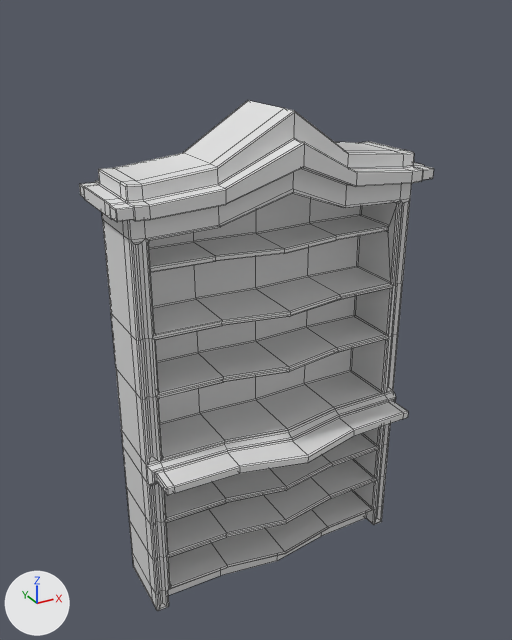
Two versions of the FBX model Assets/_Project/Art/Meshes/SM_Assets/00_Mobilier/SM_Library_Wall.fbx, one commit apart.
One viewpoint serves both versions: a 50 mm camera at (15.27, -7.81, 7.89) aimed at (19.53, -0.08, 4.02). The axes (+X, +Y, +Z) are drawn at lower left. The lights are the same throughout. The picture after the commit comes second. Mesh edges are drawn as thin lines. Where no turn or scale is listed for an object, it has been applied to the vertices.

Objects in the first picture: 'SM_Library_Wall'.
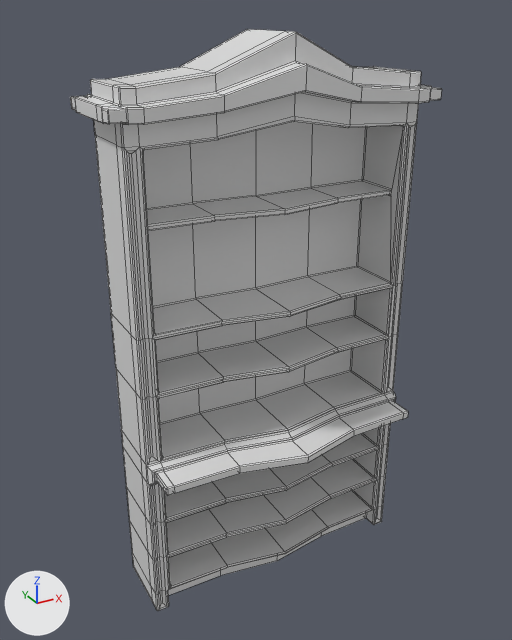
The newer file is also turned or shifted as a whole; pictures and numbers use the older file's frame.

Patch to the scene script:
```diff
--- a/Assets/_Project/Art/Meshes/SM_Assets/00_Mobilier/SM_Library_Wall.fbx.py
+++ b/Assets/_Project/Art/Meshes/SM_Assets/00_Mobilier/SM_Library_Wall.fbx.py
@@ me_mesh @@
 # used by ob_sm_library_wall; location = (19.7, -0.26, 0.07)
-me_mesh.from_pydata(...)  # 1010 vertices, 1044 faces; spans x -2.19..2.19, y -0.96..0.96, z -0.02..6.76
+me_mesh.from_pydata(...)  # 1010 vertices, 1044 faces; spans x -2.19..2.19, y -0.96..0.96, z -0.02..7.6
+# me_mesh part 1: all 48 vertices in x -1.77..1.77, y -0.25..0.56, z 4.98..5.08 are moved by (0.0, 0.0, 0.51)
+# me_mesh part 2: all 27 vertices in x 0.0, y -0.66..0.96, z 5.78..6.76 are moved by (0.0, 0.0, 0.84)
+# me_mesh part 3: all 144 vertices in x -2.19..-0.89, y -0.46..0.96, z 5.4..6.18 are moved by (0.0, 0.0, 1.01)
+# me_mesh part 4: all 144 vertices in x 0.89..2.19, y -0.46..0.96, z 5.4..6.18 are moved by (0.0, 0.0, 1.01)
 me_mesh.materials.append(mat_set_objet_2)
```

Pixel boxes (x1, y1, x2, y2) of what changed, in the pictures (512 x 640 px; the box of a moved part takes in the faces that stretch with it):
'SM_Library_Wall', reshaped (14% taller)
    before: (79, 100, 434, 611)
    after: (70, 29, 442, 611)
part 1 of me_mesh, moved or reshaped
    before: (149, 199, 397, 306)
    after: (143, 124, 403, 306)
part 2 of me_mesh, moved or reshaped
    before: (183, 100, 357, 241)
    after: (180, 29, 362, 202)
part 3 of me_mesh, moved or reshaped
    before: (79, 153, 226, 341)
    after: (70, 67, 225, 341)
part 4 of me_mesh, moved or reshaped
    before: (335, 141, 434, 286)
    after: (349, 66, 442, 286)
